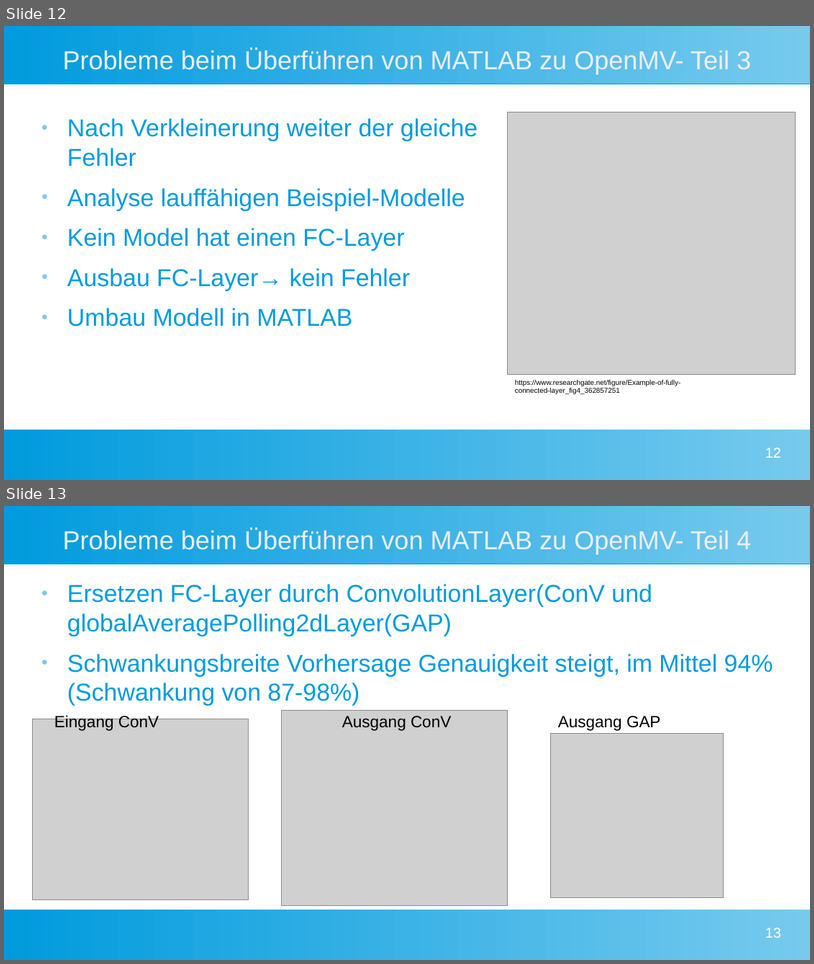
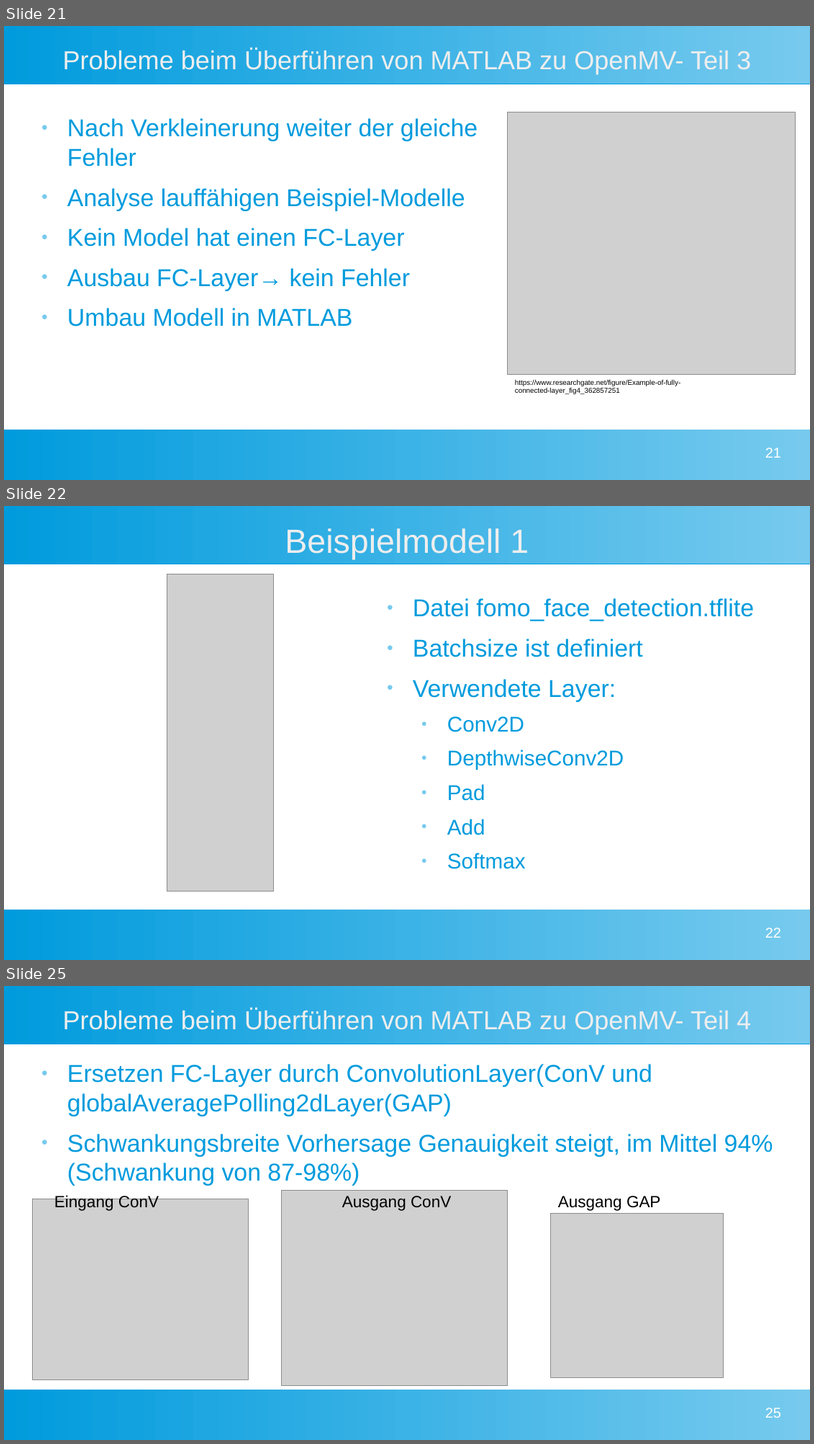
Before and after one commit to Commander-Philip/the-machine-learning-brick, a slide deck: docs/Präsentation.odp. Shown one above the other, each under a label of ours: slides 12 and 13 before the commit, slides 21, 22 and 25 after it; the slides between them are not shown. The pictures are 814x964 and 814x1444 pixels, drawn with LibreOffice and Linux fonts; fonts in the diff are those of the drawing; grey boxes stand for pictures. Boxes give left, top, right and bottom in pixels: in the first picture for what was removed or moved away, otherwise in the second. Text is boxed around its words. In the diff, an @@ line names an element or a change of style, - is before the commit and + after.

Commit message:
Präsentationen zusammengeführt und Beispielmodelle von OpenMV hinzugefügt

```diff
--- a/docs/Präsentation.odp
+++ b/docs/Präsentation.odp
@@ slide 22 added at (x1=4, y1=506, x2=810, y2=960), background #FFFFFF; not listed: 2 template elements that a slide beside it also shows @@
@@ title added at (x1=285, y1=528, x2=529, y2=559), 33 pt, text #EEEEEE @@
+Beispielmodell 1
@@ picture added at (x1=167, y1=575, x2=274, y2=892) @@
@@ text added at (x1=413, y1=598, x2=754, y2=869), 24 pt, text #009BDD @@
+● Datei fomo_face_detection.tflite
+● Batchsize ist definiert
+● Verwendete Layer:
+  ● Conv2D
+  ● DepthwiseConv2D
+  ● Pad
+  ● Add
+  ● Softmax
@@ page number added at (x1=766, y1=927, x2=782, y2=937), 14 pt, text #FFFFFF @@
+22
@@ what was slide 12 is now slide 21 @@
@@ page number at (x1=766, y1=447, x2=782, y2=457): text changed @@
-12
+21
@@ what was slide 13 is now slide 25 @@
@@ page number at (x1=766, y1=1407, x2=782, y2=1417): text changed @@
-13
+25
```
Also in this commit, not shown: 14 other slides added, 3 slides removed, 4 other files.
